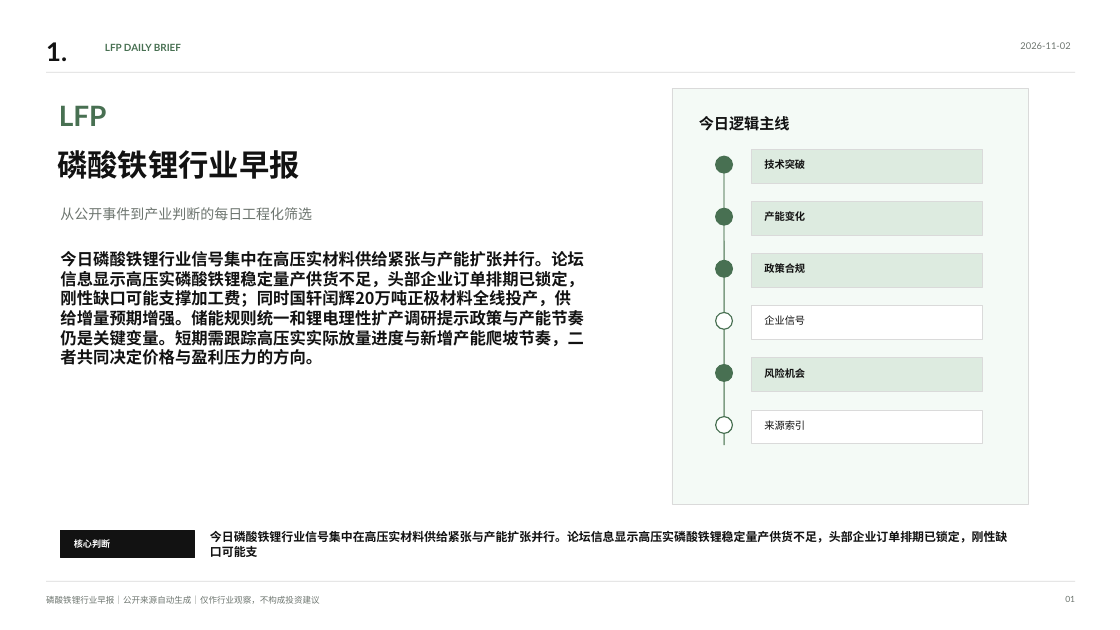
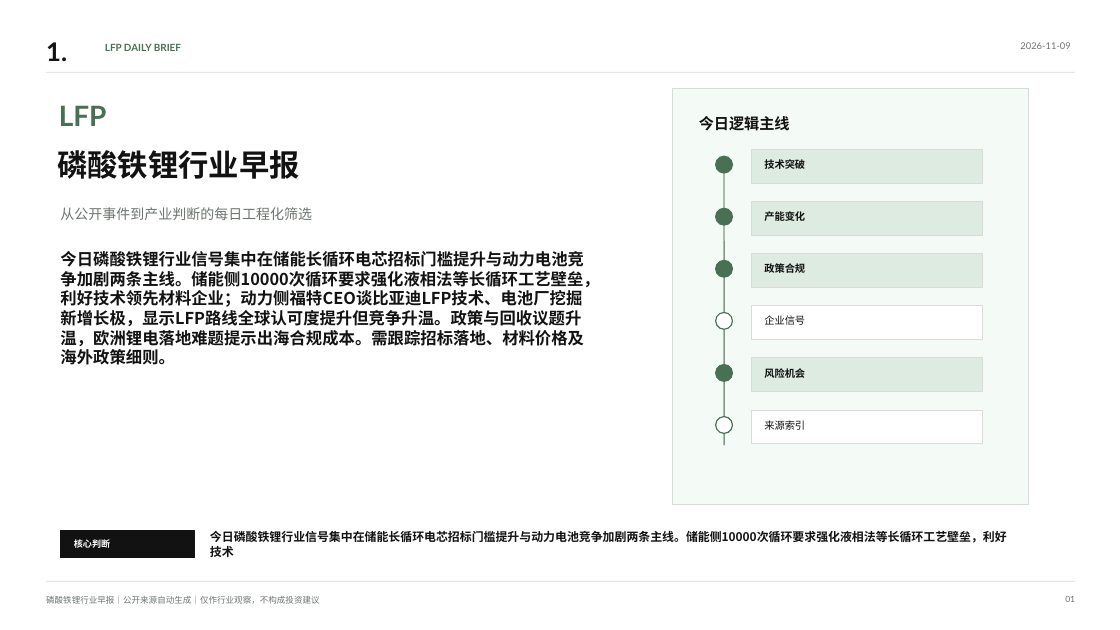
Before and after one commit to nicholsonbeckettr-glitch/spark-public, a slide deck: slide 1 of docs/reports/latest.pptx. Drawn at 1120x630 pixels with LibreOffice and Linux fonts; fonts in the diff are those of the drawing. Boxes give left, top, right and bottom in pixels: in the first picture for what was removed or moved away, otherwise in the second. Text is boxed around its words. In the diff, an @@ line names an element or a change of style, - is before the commit and + after.

```diff
--- a/docs/reports/latest.pptx
+++ b/docs/reports/latest.pptx
@@ text at (60, 251, 599, 365): text changed @@
-今日磷酸铁锂行业信号集中在高压实材料供给紧张与产能扩张并行。论坛信息显示高压实磷酸铁锂稳定量产供货不足，头部企业订单排期已锁定，刚性缺口可能支撑加工费；同时国轩闰辉20万吨正极材料全线投产，供给增量预期增强。储能规则统一和锂电理性扩产调研提示政策与产能节奏仍是关键变量。短期需跟踪高压实实际放量进度与新增产能爬坡节奏，二者共同决定价格与盈利压力的方向。
+今日磷酸铁锂行业信号集中在储能长循环电芯招标门槛提升与动力电池竞争加剧两条主线。储能侧10000次循环要求强化液相法等长循环工艺壁垒，利好技术领先材料企业；动力侧福特CEO谈比亚迪LFP技术、电池厂挖掘新增长极，显示LFP路线全球认可度提升但竞争升温。政策与回收议题升温，欧洲锂电落地难题提示出海合规成本。需跟踪招标落地、材料价格及海外政策细则。
@@ text at (210, 531, 1007, 557): text changed @@
-今日磷酸铁锂行业信号集中在高压实材料供给紧张与产能扩张并行。论坛信息显示高压实磷酸铁锂稳定量产供货不足，头部企业订单排期已锁定，刚性缺口可能支
+今日磷酸铁锂行业信号集中在储能长循环电芯招标门槛提升与动力电池竞争加剧两条主线。储能侧10000次循环要求强化液相法等长循环工艺壁垒，利好技术
```
Also in this commit, not shown: 10 other slides changed, 4 other files.
